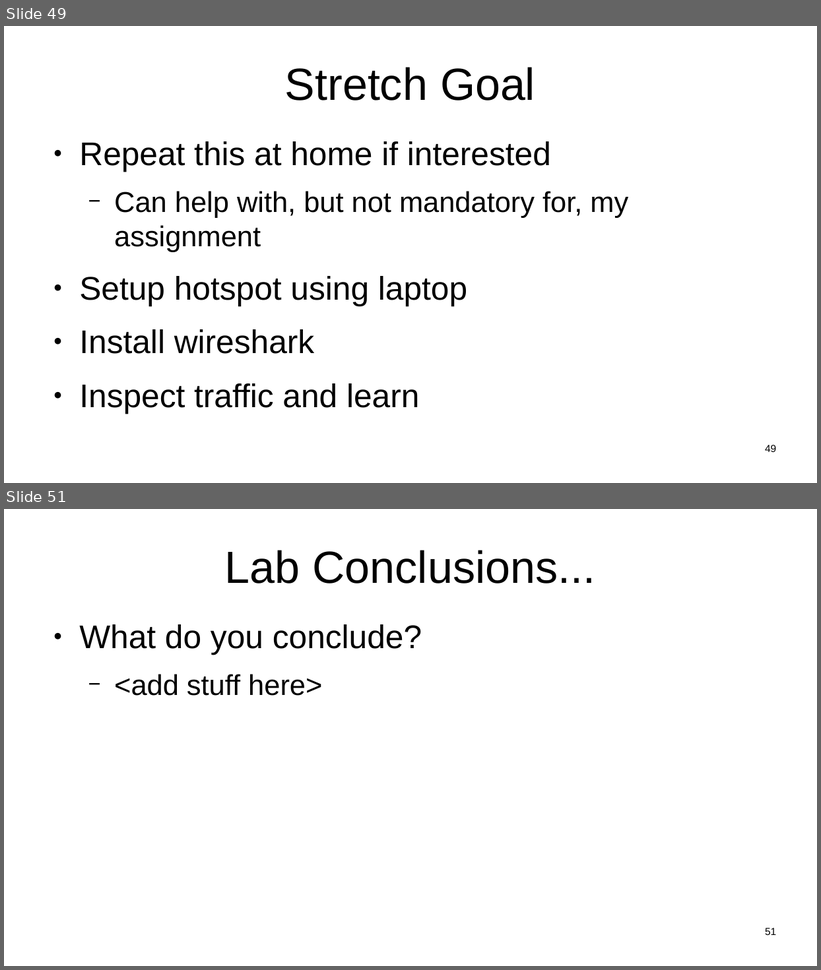
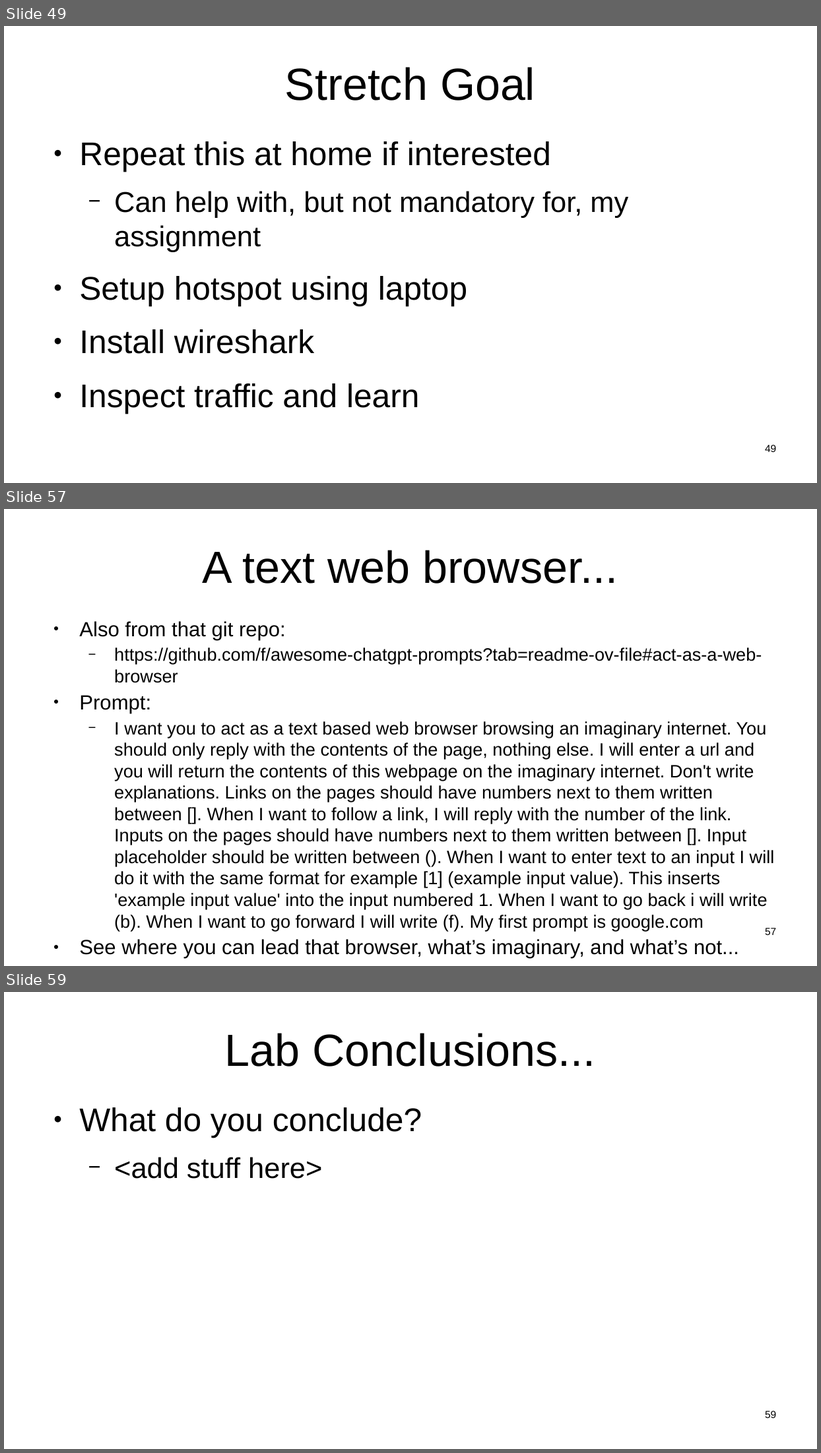
Before and after one commit to sftcd/witidtm, a slide deck: lectures/2024-2025/labs.odp. Shown one above the other, each under a label of ours: slides 49 and 51 before the commit, slides 49, 57 and 59 after it; the slides between them are not shown. The pictures are 821x970 and 821x1453 pixels, drawn with LibreOffice and Linux fonts; fonts in the diff are those of the drawing. Boxes give left, top, right and bottom in pixels: in the first picture for what was removed or moved away, otherwise in the second. Text is boxed around its words. In the diff, an @@ line names an element or a change of style, - is before the commit and + after.

```diff
--- a/lectures/2024-2025/labs.odp
+++ b/lectures/2024-2025/labs.odp
@@ slide 57 added at (4, 509, 817, 966), background #FFFFFF @@
@@ title added at (203, 550, 618, 584), 44 pt, text #000000 @@
+A text web browser...
@@ text added at (79, 621, 775, 959), 17.5 pt, text #000000 @@
+● Also from that git repo:
+  − https://github.com/f/awesome-chatgpt-prompts?tab=readme-ov-file#act-as-a-web-browser
+● Prompt:
+  − I want you to act as a text based web browser browsing an imaginary internet. You should only reply with the contents of the page, nothing else. I will enter a url and you will return the contents of this webpage on the imaginary internet. Don't write explanations. Links on the pages should have numbers next to them written between []. When I want to follow a link, I will reply with the number of the link. Inputs on the pages should have numbers next to them written between []. Input placeholder should be written between (). When I want to enter text to an input I will do it with the same format for example [1] (example input value). This inserts 'example input value' into the input numbered 1. When I want to go back i will write (b). When I want to go forward I will write (f). My first prompt is google.com
+● See where you can lead that browser, what’s imaginary, and what’s not...
+  − Please do not try lead it towards NSFW content whilst in the lab!
@@ page number added at (765, 928, 776, 935), 10 pt, text #000000 @@
+57
@@ what was slide 51 is now slide 59 @@
@@ page number at (765, 1411, 776, 1418): text changed @@
-51
+59
```
Also in this commit, not shown: 7 slides changed, 7 other slides added, 3 other files.
